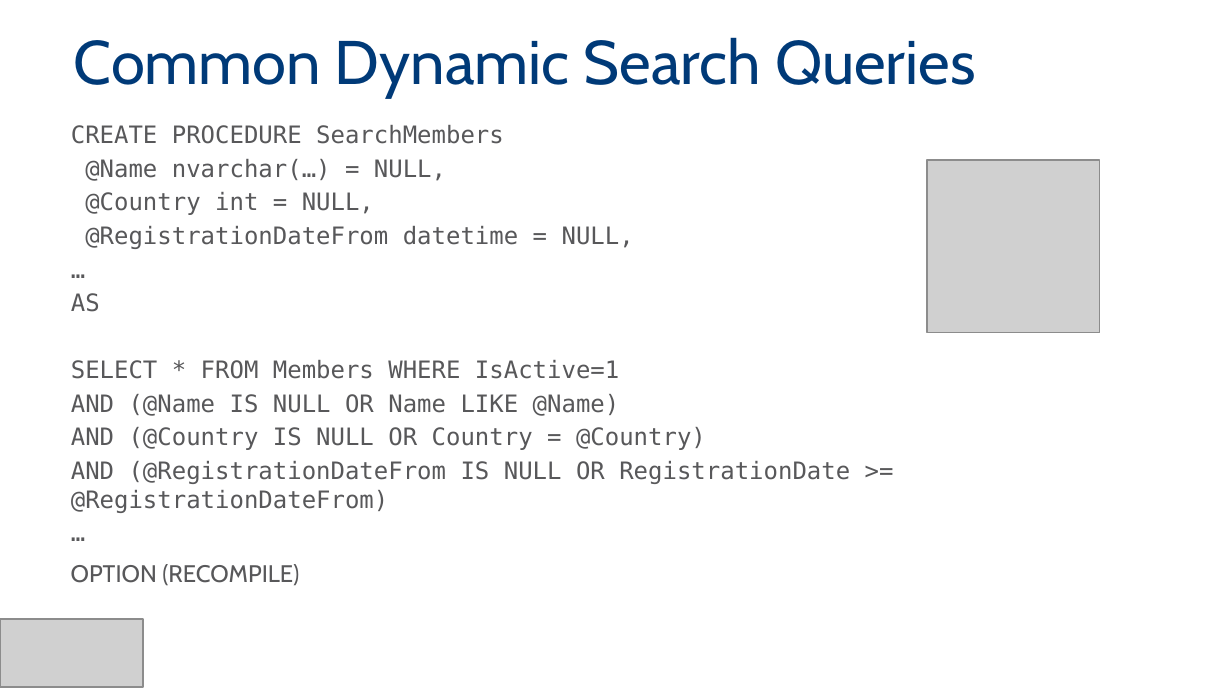
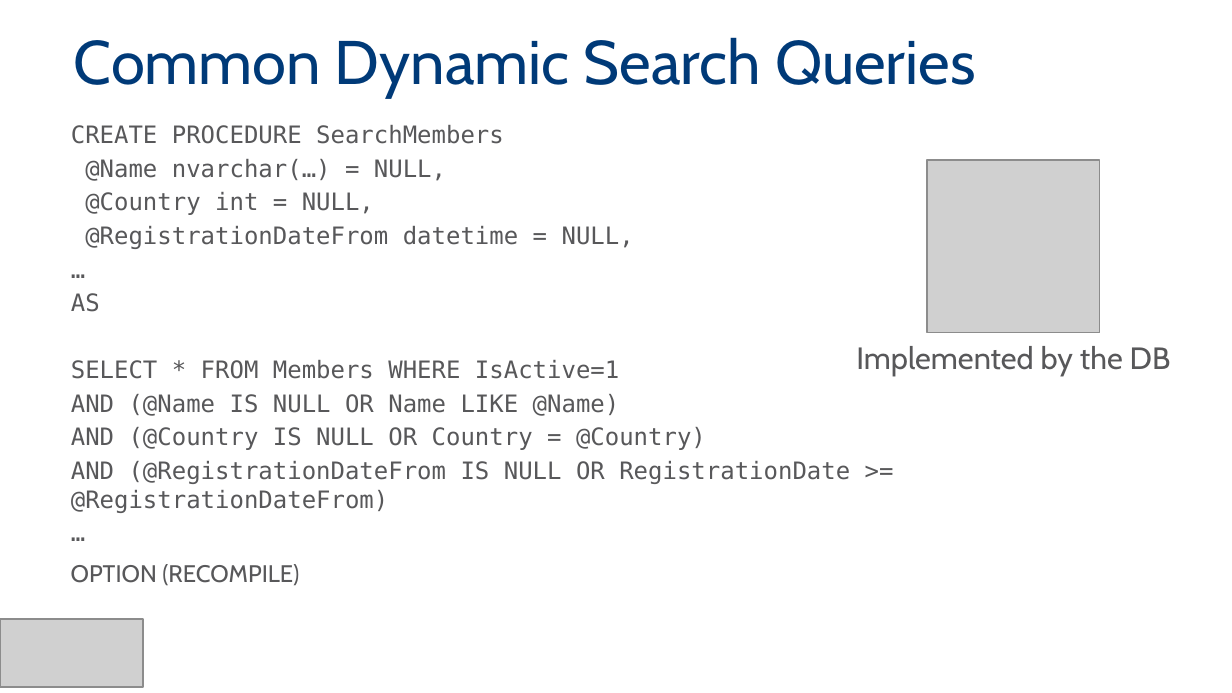
Before and after one commit to MadeiraData/DynamicFilters, a slide deck: slide 9 of DynamicFilters2.pptx. Drawn at 1232x693 pixels with LibreOffice and Linux fonts; fonts in the diff are those of the drawing; grey boxes stand for pictures. Boxes give left, top, right and bottom in pixels: in the first picture for what was removed or moved away, otherwise in the second. Text is boxed around its words. In the diff, an @@ line names an element or a change of style, - is before the commit and + after.

```diff
--- a/DynamicFilters2.pptx
+++ b/DynamicFilters2.pptx
@@ text added at (856, 346, 1171, 376), 18 pt, text #58585A @@
+Implemented by the DB
```
Also in this commit, not shown: 4 other slides changed, 1 slide added, 1 slide removed.
